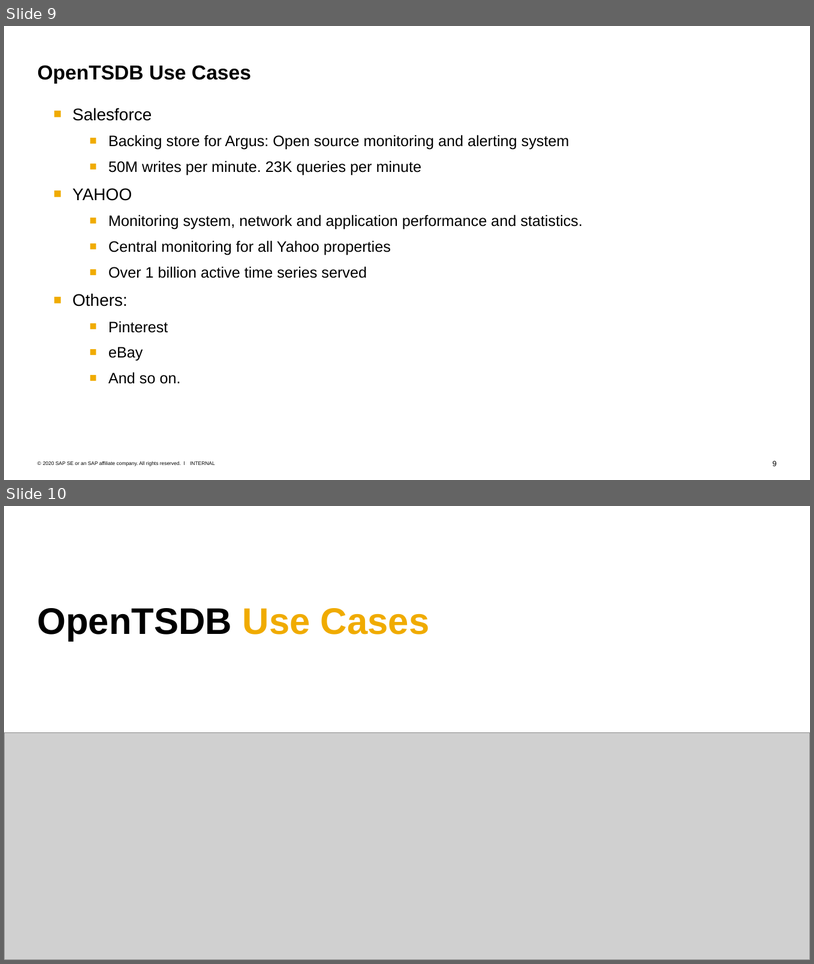
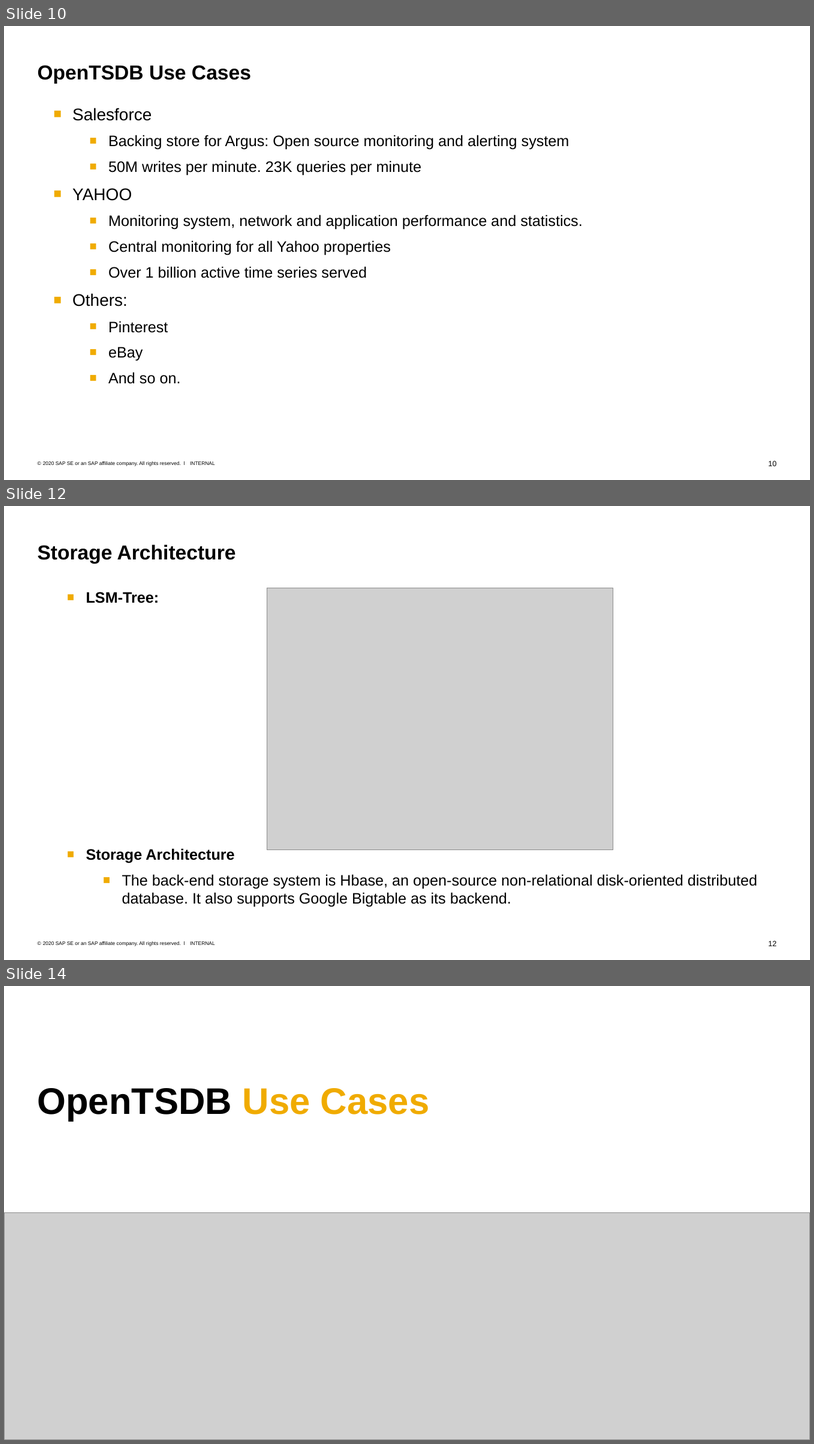
Before and after one commit to Voidkai/Survey_on_NoSQL, a slide deck: NoSQL/The_Survey_On_OpenTSDB.pptx. Shown one above the other, each under a label of ours: slides 9 and 10 before the commit, slides 10, 12 and 14 after it; the slides between them are not shown. The pictures are 814x964 and 814x1444 pixels, drawn with LibreOffice and Linux fonts; fonts in the diff are those of the drawing; grey boxes stand for pictures. Boxes give left, top, right and bottom in pixels: in the first picture for what was removed or moved away, otherwise in the second. Text is boxed around its words. In the diff, an @@ line names an element or a change of style, - is before the commit and + after.

```diff
--- a/NoSQL/The_Survey_On_OpenTSDB.pptx
+++ b/NoSQL/The_Survey_On_OpenTSDB.pptx
@@ slide 12 added at [4, 506, 810, 960], background #FFFFFF; not listed: 3 template elements that a slide beside it also shows @@
@@ title added at [38, 544, 236, 564], 24 pt, text #000000, bold @@
+Storage Architecture
@@ text added at [86, 592, 758, 907], 18 pt, text #000000 @@
+■ LSM-Tree:
+■ Storage Architecture
+  ■ The back-end storage system is Hbase, an open-source non-relational disk-oriented distributed database. It also supports Google Bigtable as its backend.
@@ picture added at [267, 588, 614, 849] @@
@@ what was slide 9 is now slide 10 @@
@@ page number at [768, 460, 777, 466]: text changed @@
-9
+10
@@ what was slide 10 is now slide 14 @@
```
Also in this commit, not shown: 3 slides changed, 3 other slides added.
